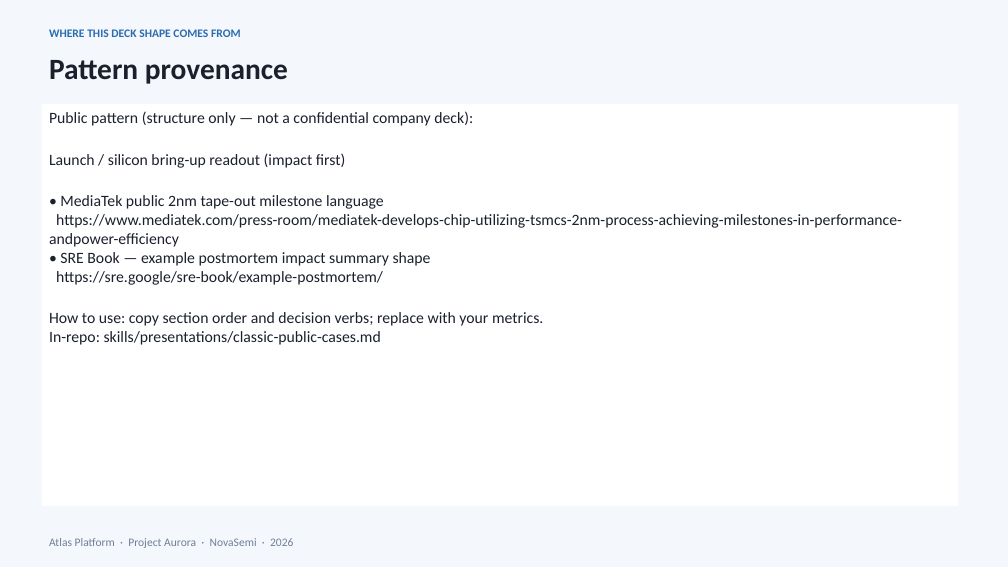
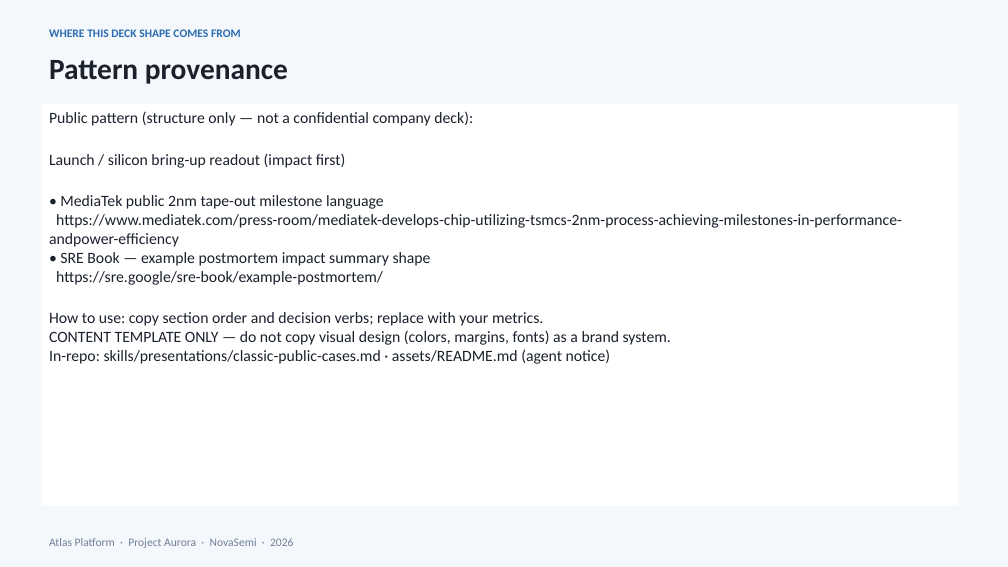
Before and after one commit to peter0749/MindsetMD, a slide deck: slide 2 of skills/presentations/assets/pptx/examples/02-results-demo.pptx. Drawn at 1008x567 pixels with LibreOffice and Linux fonts; fonts in the diff are those of the drawing. Boxes give left, top, right and bottom in pixels: in the first picture for what was removed or moved away, otherwise in the second. Text is boxed around its words. In the diff, an @@ line names an element or a change of style, - is before the commit and + after.

Commit message:
Label presentation assets as content templates, not design systems
Document for agents and humans that sample PPTX teach narrative and
decision structure only; do not copy visual layout, colors, or masters.

```diff
--- a/skills/presentations/assets/pptx/examples/02-results-demo.pptx
+++ b/skills/presentations/assets/pptx/examples/02-results-demo.pptx
@@ text in rectangle at bbox=[49, 330, 671, 364]: text changed @@
-In-repo: skills/presentations/classic-public-cases.md
+CONTENT TEMPLATE ONLY — do not copy visual design (colors, margins, fonts) as a brand system.
+In-repo: skills/presentations/classic-public-cases.md · assets/README.md (agent notice)
```
Also in this commit, not shown: 24 other files.
